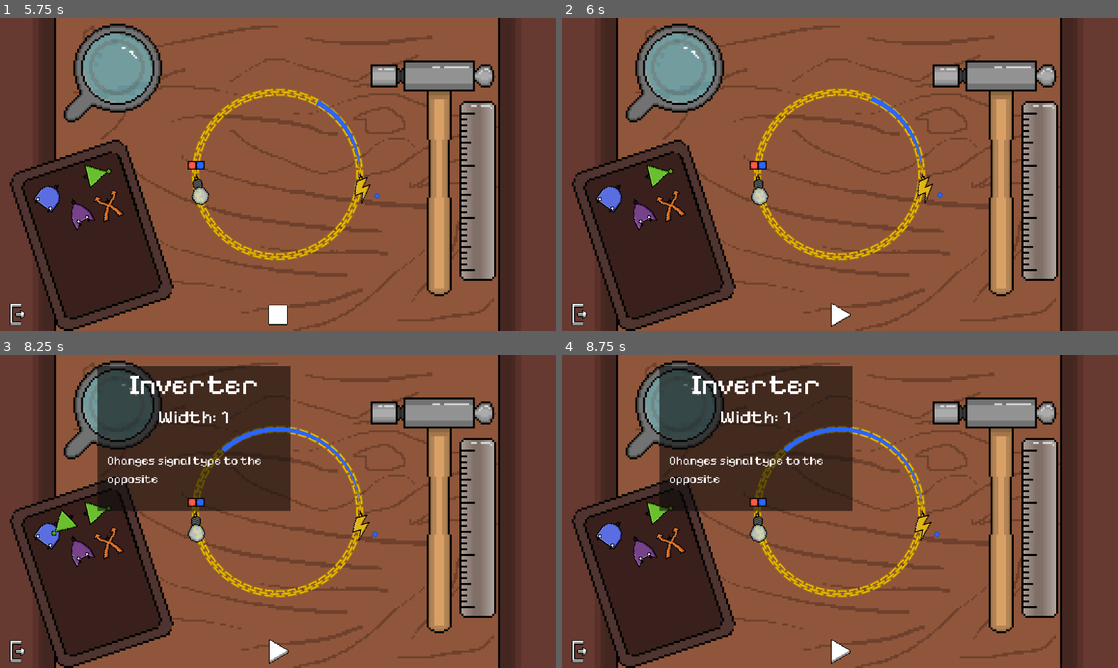
Above: before the commit, frames 1-4 (two rows, left to right).
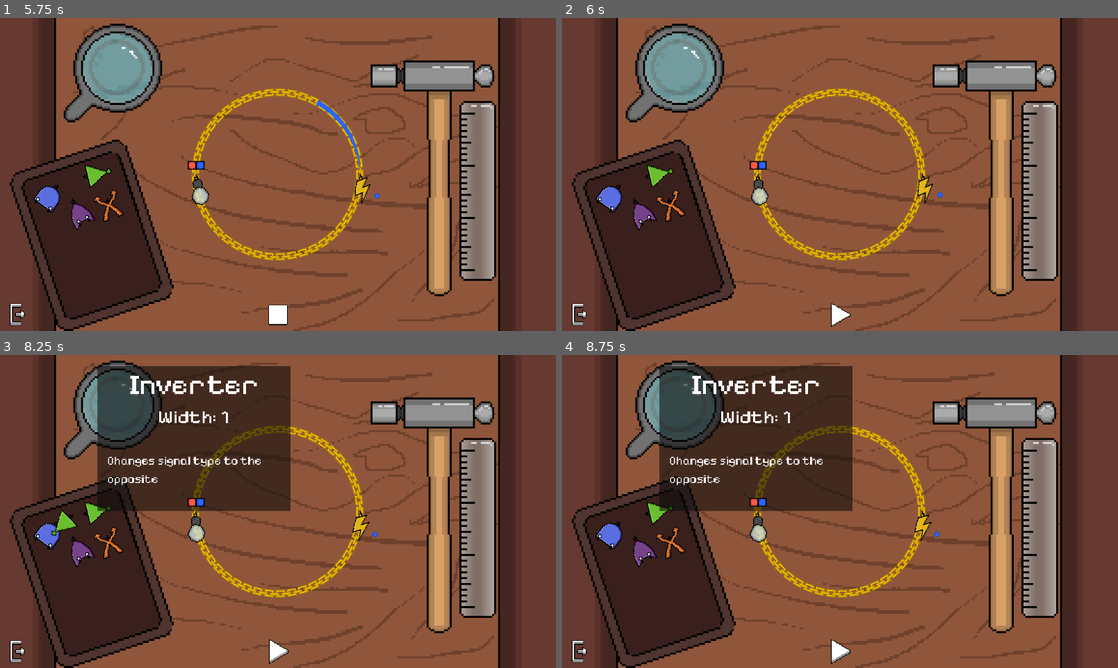
Above: after the commit, the same moments.

Repository: triangle-int/logi-charm
Game: Godot game, scene res://scenes/main_menu.tscn
Two runs of this game, one before a commit and one after it. Both use one fixed random seed, a clock stepped at 60 frames per second and the inputs below.
Inputs (mouse positions are in pixels of both pictures, inside the frame that each line leads up to):
- Up to frame 1 (5.75 s): click "Select Level" at 0.5 s; click "00" at 1.25 s; click "01" at 2 s; click "01" at 2.75 s; click "01" at 3.5 s; click (278, 315) at 4.25 s; click (278, 315) at 5 s
- Up to frame 2 (6 s): click (840, 315) at 5.75 s
- Up to frame 3 (8.25 s): tap Enter at 6.5 s; drag from (361, 527) to (100, 511) at 6.52 s; drag from (194, 527) to (50, 533) at 7.27 s; move the mouse to (100, 511) at 8.02 s; hold Space (toggle_simulation) from 8.03 s (still down); click (100, 511) at 8.17 s
- Up to frame 4 (8.75 s): keep holding Space (toggle_simulation)

Frame 1 is identical in both runs. In frame 2, 0.2% of the frame differs, in the area x 55-65%, y 25-49%; in frame 3, 0.4%, in the area x 39-65%, y 22-49%; in frame 4, 0.4%.

Commit message:
Clearing trail after stopping the simulation

Diff:
--- a/scripts/pointer.gd
+++ b/scripts/pointer.gd
@@ -24,6 +24,9 @@
 func _on_stopped():
 	if tween:
 		tween.kill()
+
+	clear_points()
+	queue = []
 
 func _on_signal_out(index: int, high: bool, from_angle: float, to_angle: float):
 	to_angle = to_angle if to_angle > from_angle else to_angle + TAU
